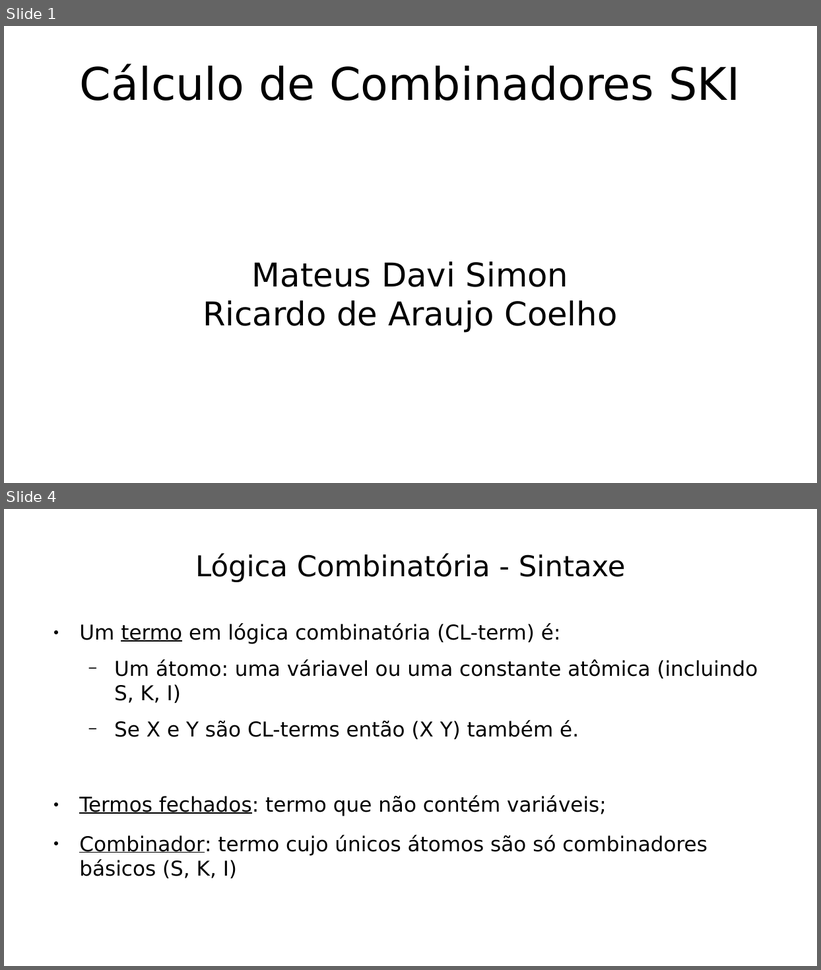
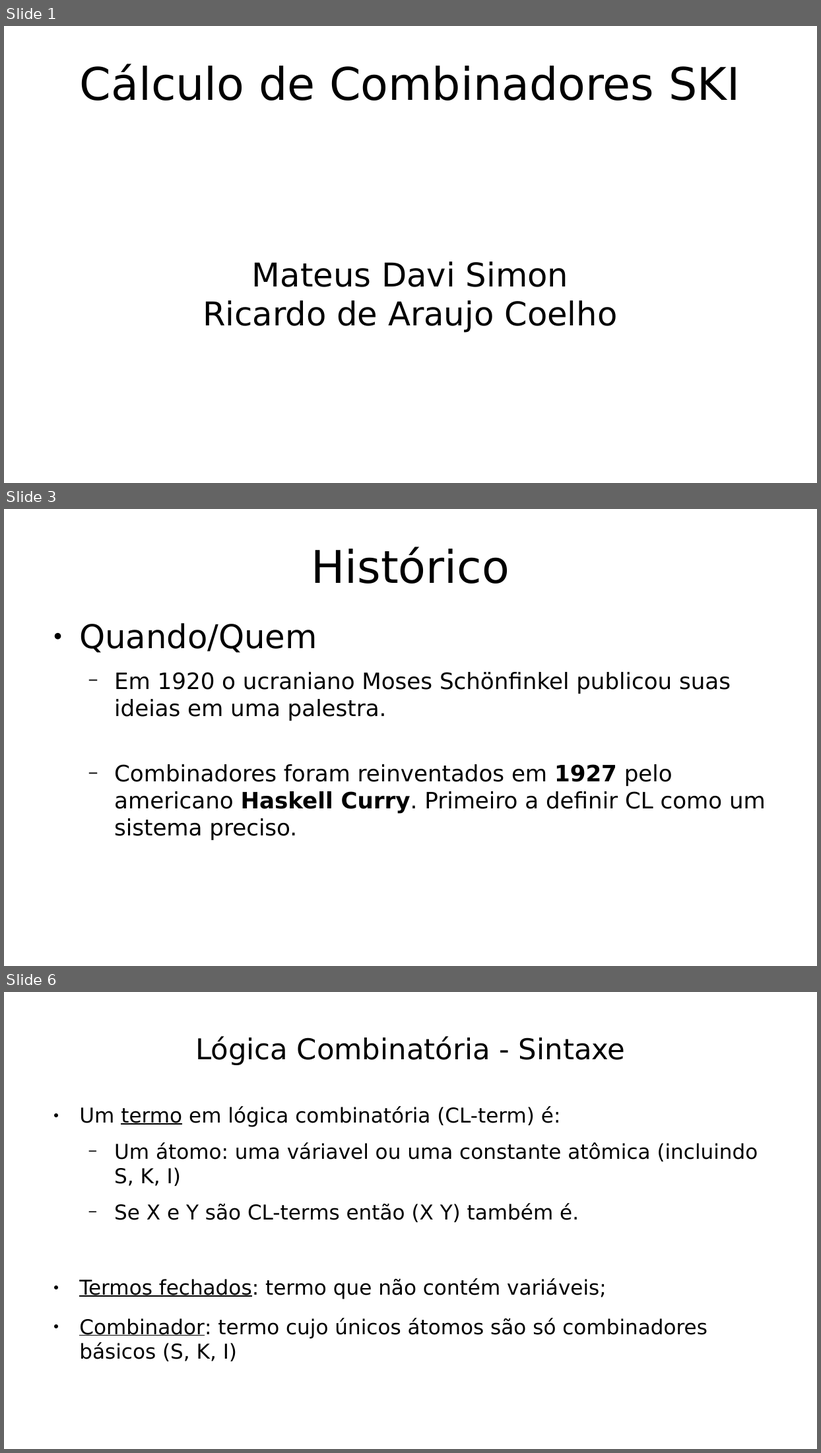
Before and after one commit to hlah/teoria_da_computacao, a slide deck: pesquisa/slides.odp. Shown one above the other, each under a label of ours: slides 1 and 4 before the commit, slides 1, 3 and 6 after it; the slides between them are not shown. The pictures are 821x970 and 821x1453 pixels, drawn with LibreOffice and Linux fonts; fonts in the diff are those of the drawing. Boxes give left, top, right and bottom in pixels: in the first picture for what was removed or moved away, otherwise in the second. Text is boxed around its words. In the diff, an @@ line names an element or a change of style, - is before the commit and + after.

```diff
--- a/pesquisa/slides.odp
+++ b/pesquisa/slides.odp
@@ slide 3 added at [4, 509, 817, 966], background #FFFFFF @@
@@ title added at [311, 547, 510, 584], 44 pt, text #000000 @@
+Histórico
@@ text added at [79, 623, 766, 840], 22 pt, text #000000 @@
+● Quando/Quem
+  − Em 1920 o ucraniano Moses Schönfinkel publicou suas ideias em uma palestra.
+  − Combinadores foram reinventados em 1927 pelo americano Haskell Curry. Primeiro a definir CL como um sistema preciso.
@@ what was slide 4 is now slide 6 @@
```
Also in this commit, not shown: 5 slides changed, 8 other slides added, 2 slides removed.
